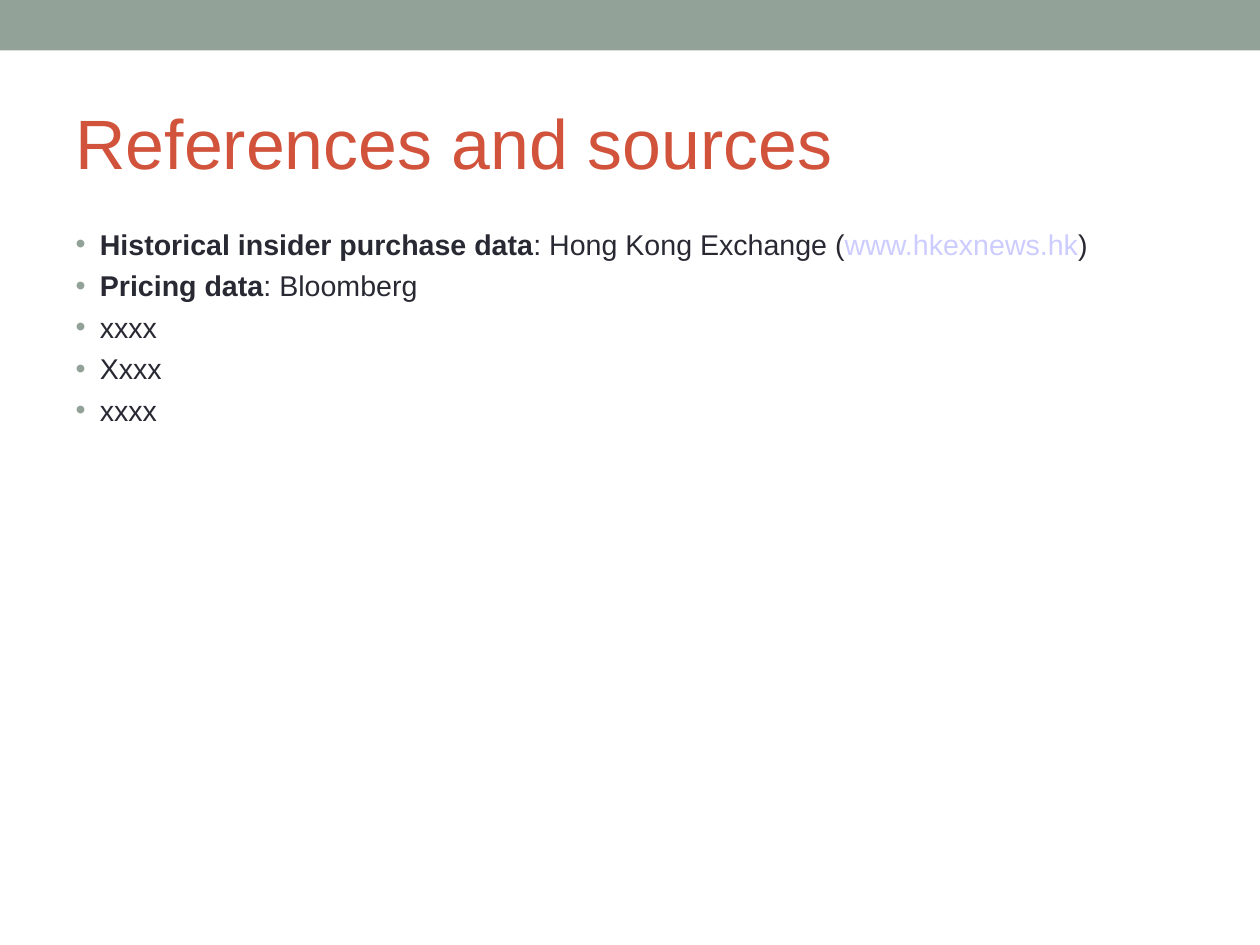
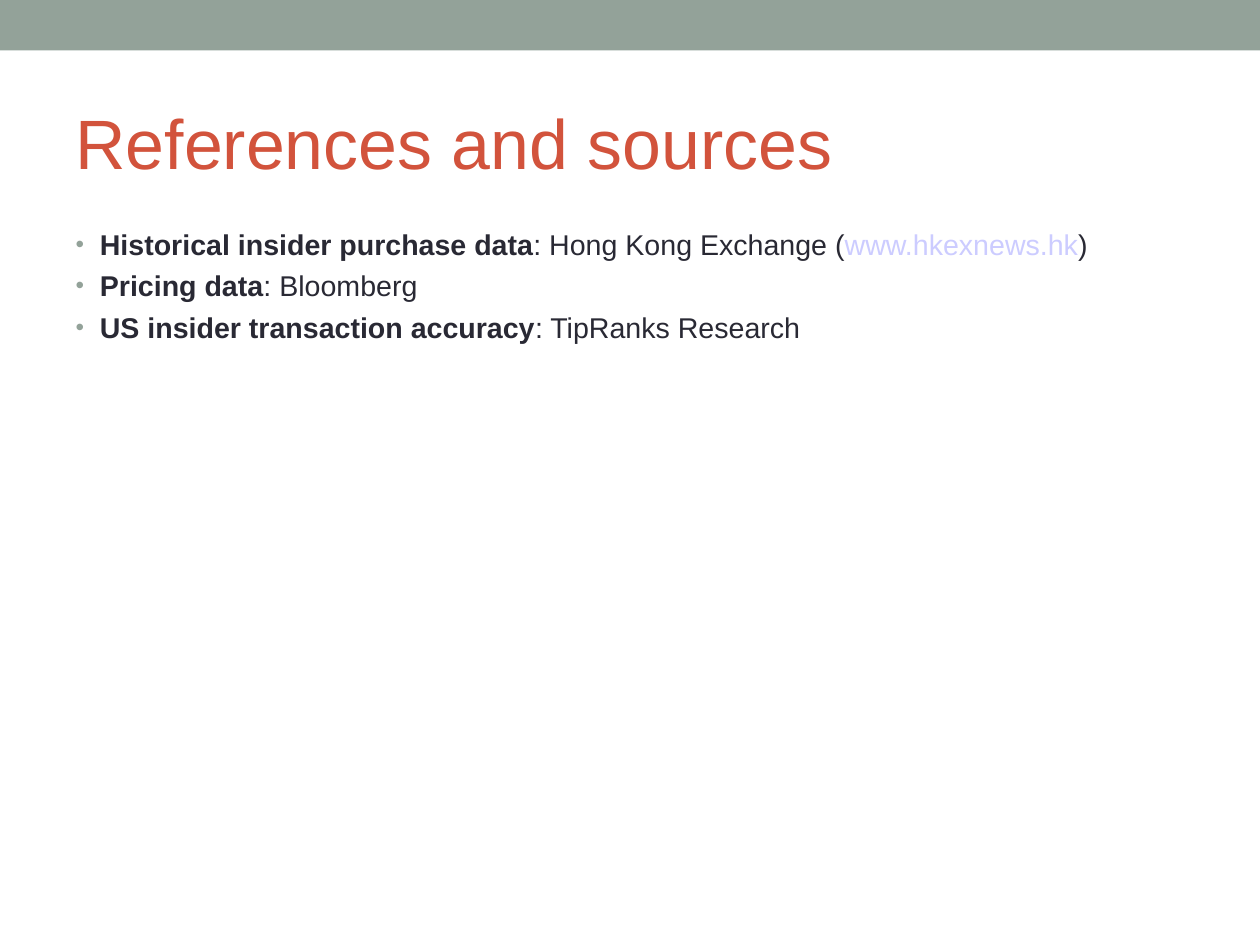
Before and after one commit to gafung/CIML, a slide deck: slide 14 of CIML presentation (Apr 18).ppt (slide 15 before the commit). Drawn at 1260x945 pixels with LibreOffice and Linux fonts; fonts in the diff are those of the drawing. Boxes give left, top, right and bottom in pixels: in the first picture for what was removed or moved away, otherwise in the second. Text is boxed around its words. In the diff, an @@ line names an element or a change of style, - is before the commit and + after.

```diff
--- a/CIML presentation (Apr 18).ppt
+++ b/CIML presentation (Apr 18).ppt
@@ text at (100, 317, 800, 343): text changed; bold on @@
-• xxxx
-• Xxxx
-• xxxx
+• US insider transaction accuracy: TipRanks Research
```
Also in this commit, not shown: 2 other slides changed, 1 slide removed.
